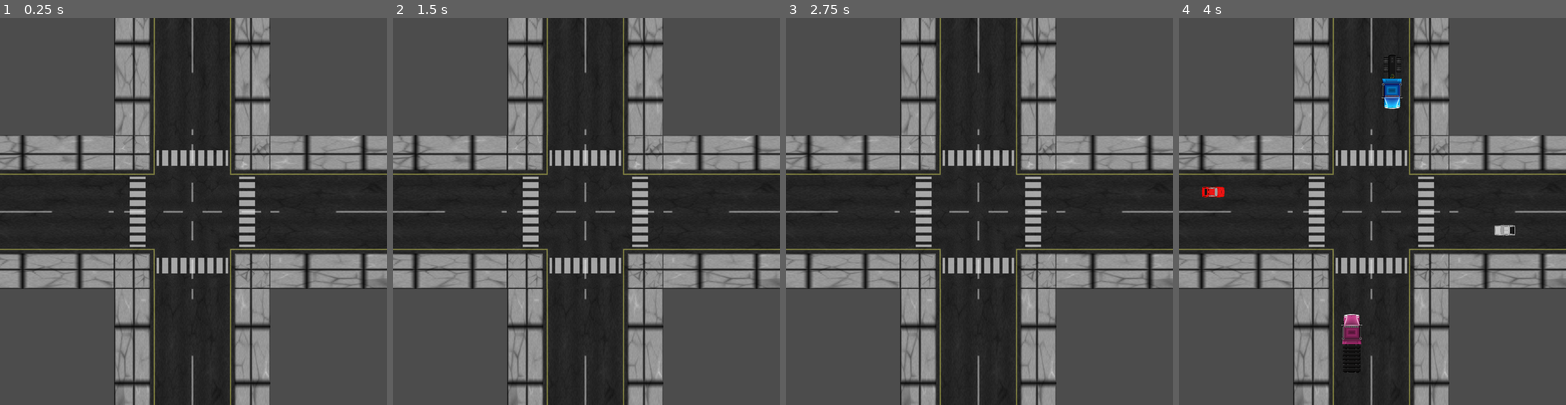
Above: before the commit, frames 1-4 (left to right).
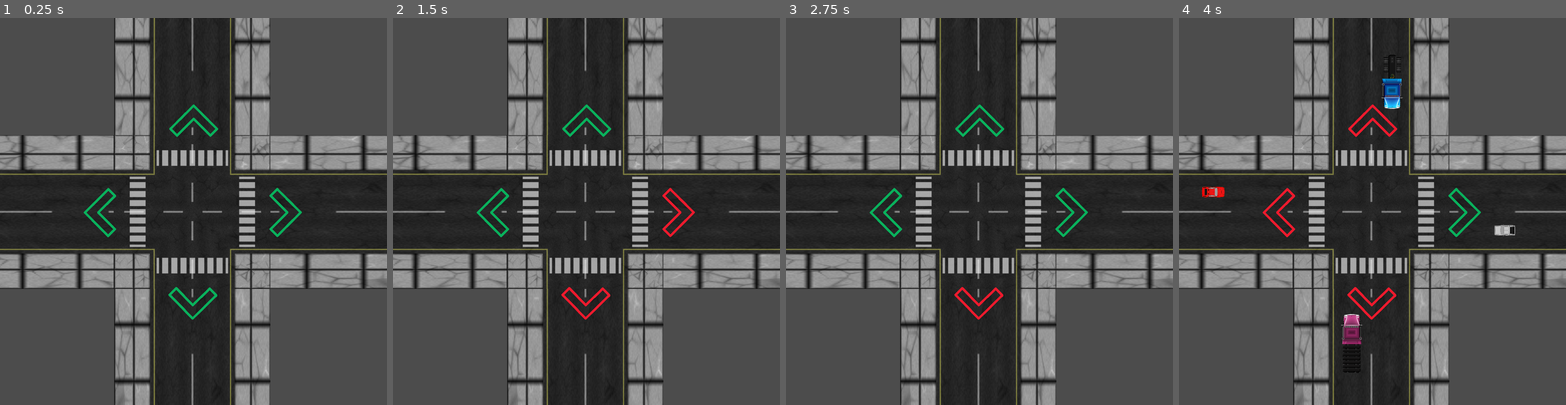
Above: after the commit, the same moments.

Repository: Arjun-Gopinath/CHA-O-TraffIC
Game: Godot game, scene res://Main.tscn
Two runs of this game, one before a commit and one after it. Both use one fixed random seed, a clock stepped at 60 frames per second and the inputs below.
Inputs:
- Up to frame 1 (0.25 s): no input
- Up to frame 2 (1.5 s): tap Enter at 0.5 s; hold Right (ui_right) 0.53-1.28 s; tap Space at 1.25 s; hold Down (ui_down) from 1.28 s (still down)
- Up to frame 3 (2.75 s): tap Enter at 2 s; release Down (ui_down) at 2.03 s; hold Right (ui_right) from 2.03 s (still down)
- Up to frame 4 (4 s): tap Space at 2.75 s; release Right (ui_right) at 2.78 s; hold Up (ui_up) 2.78-3.53 s; hold Left (ui_left) from 3.53 s (still down)

The runs differ from the first frame. In frame 1, 2.5% of the frame differs, in the area x 21-78%, y 0-96%; in frame 2, 2.5%; in frame 3, 2.5%; in frame 4, 2.5%.

Commit message:
block/go notifier set

Diff:
--- a/Main.tscn
+++ b/Main.tscn
@@ -1,9 +1,10 @@
-[gd_scene load_steps=6 format=2]
+[gd_scene load_steps=7 format=2]
 
 [ext_resource path="res://roadNS.tga" type="Texture" id=1]
 [ext_resource path="res://scripts/Spawn.gd" type="Script" id=2]
 [ext_resource path="res://roadEW.tga" type="Texture" id=3]
 [ext_resource path="res://roadNEWS.tga" type="Texture" id=4]
+[ext_resource path="res://sprites/go.png" type="Texture" id=5]
 
 [sub_resource type="RectangleShape2D" id=1]
 extents = Vector2( 111.054, 110.772 )
@@ -32,7 +33,7 @@
 [node name="Road_ver" type="Sprite" parent="ROAD"]
 self_modulate = Color( 0, 0, 0, 1 )
 light_mask = 0
-position = Vector2( 0.943813, 3.41661e-06 )
+position = Vector2( 0.943817, -5.03979 )
 rotation = 1.5708
 scale = Vector2( 4.7, 0.893823 )
 texture = ExtResource( 1 )
@@ -68,5 +69,28 @@
 
 [node name="Timer" type="Timer" parent="."]
 wait_time = 3.0
+
+[node name="LeftBlock" type="Sprite" parent="."]
+position = Vector2( 268.363, 301.121 )
+scale = Vector2( 0.32544, 0.32544 )
+texture = ExtResource( 5 )
+
+[node name="RightBlock" type="Sprite" parent="."]
+position = Vector2( 757.213, 301.121 )
+rotation = 3.13623
+scale = Vector2( 0.32544, 0.32544 )
+texture = ExtResource( 5 )
+
+[node name="UpBlock" type="Sprite" parent="."]
+position = Vector2( 515.308, 59.2163 )
+rotation = 1.56642
+scale = Vector2( 0.32544, 0.32544 )
+texture = ExtResource( 5 )
+
+[node name="DownBlock" type="Sprite" parent="."]
+position = Vector2( 512.788, 540.506 )
+rotation = 4.72035
+scale = Vector2( 0.32544, 0.32544 )
+texture = ExtResource( 5 )
 [connection signal="body_entered" from="ROAD" to="." method="_on_Area2D_body_entered"]
 [connection signal="timeout" from="Timer" to="." method="_on_Timer_timeout"]
--- a/scripts/Spawn.gd
+++ b/scripts/Spawn.gd
@@ -4,6 +4,14 @@
 var DOWN = []
 var LEFT = []
 var RIGHT = []
+
+var block = preload("res://sprites/block.png")
+var go = preload("res://sprites/go.png")
+
+onready var LBlock = get_node("LeftBlock")
+onready var UBlock = get_node("UpBlock")
+onready var RBlock = get_node("RightBlock")
+onready var DBlock = get_node("DownBlock")
 
 # Vehicle scenes to spawn
 var cars = {"0" : "res://Scenes/Audi.tscn",
@@ -49,7 +57,7 @@
 		temp_direction.remove(0)
 
 # Update user input at each frame
-func _process(delta):
+func _process(_delta):
 	get_input()
 
 # User Input Function
@@ -60,44 +68,52 @@
 			for i in UP:
 				i.stop_movement()
 			toggle_up = 0
+			UBlock.set_texture(block)
 		else:
 			for i in UP:
 				i.restart_movement()
 			toggle_up = 1
 			UP.clear()
+			UBlock.set_texture(go)
 	elif Input.is_action_just_pressed("ui_down"):
 		if toggle_down==1:
 			DOWN = get_existing_cars("Down")
 			for i in DOWN:
 				i.stop_movement()
 			toggle_down = 0
+			DBlock.set_texture(block)
 		else:
 			for i in DOWN:
 				i.restart_movement()
 			toggle_down = 1
 			DOWN.clear()
+			DBlock.set_texture(go)
 	elif Input.is_action_just_pressed("ui_right"):
 		if toggle_right==1:
 			RIGHT = get_existing_cars("Right")
 			for i in RIGHT:
 				i.stop_movement()
 			toggle_right = 0
+			RBlock.set_texture(block)
 		else:
 			for i in RIGHT:
 				i.restart_movement()
 			toggle_right = 1
 			RIGHT.clear()
+			RBlock.set_texture(go)
 	elif Input.is_action_just_pressed("ui_left"):
 		if toggle_left==1:
 			LEFT = get_existing_cars("Left")
 			for i in LEFT:
 				i.stop_movement()
 			toggle_left = 0
+			LBlock.set_texture(block)
 		else:
 			for i in LEFT:
 				i.restart_movement()
 			toggle_left = 1
 			LEFT.clear()
+			LBlock.set_texture(go)
 
 # Vehicle entered screen
 func _on_Area2D_body_entered(body):
Binary file added: sprites/block.png
Not shown, added: sprites/block.png.import
Binary file added: sprites/go.png
Not shown, added: sprites/go.png.import
